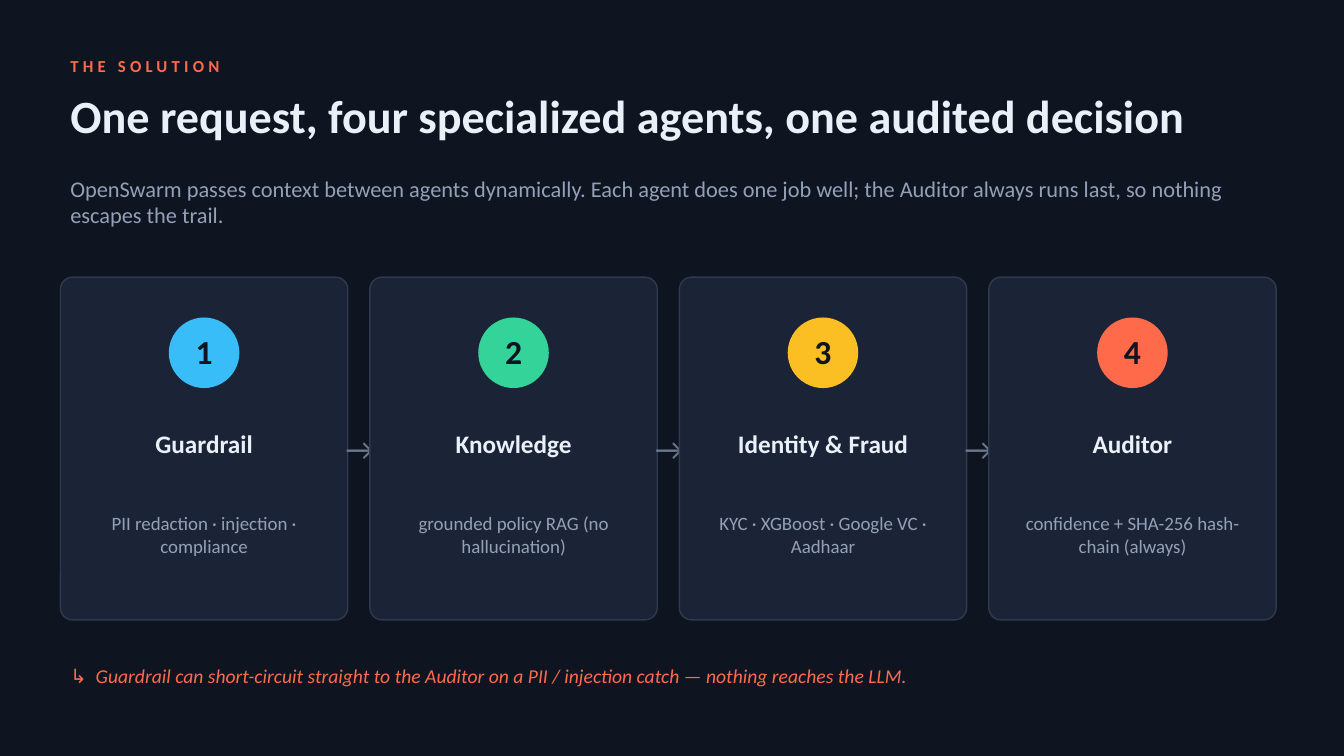
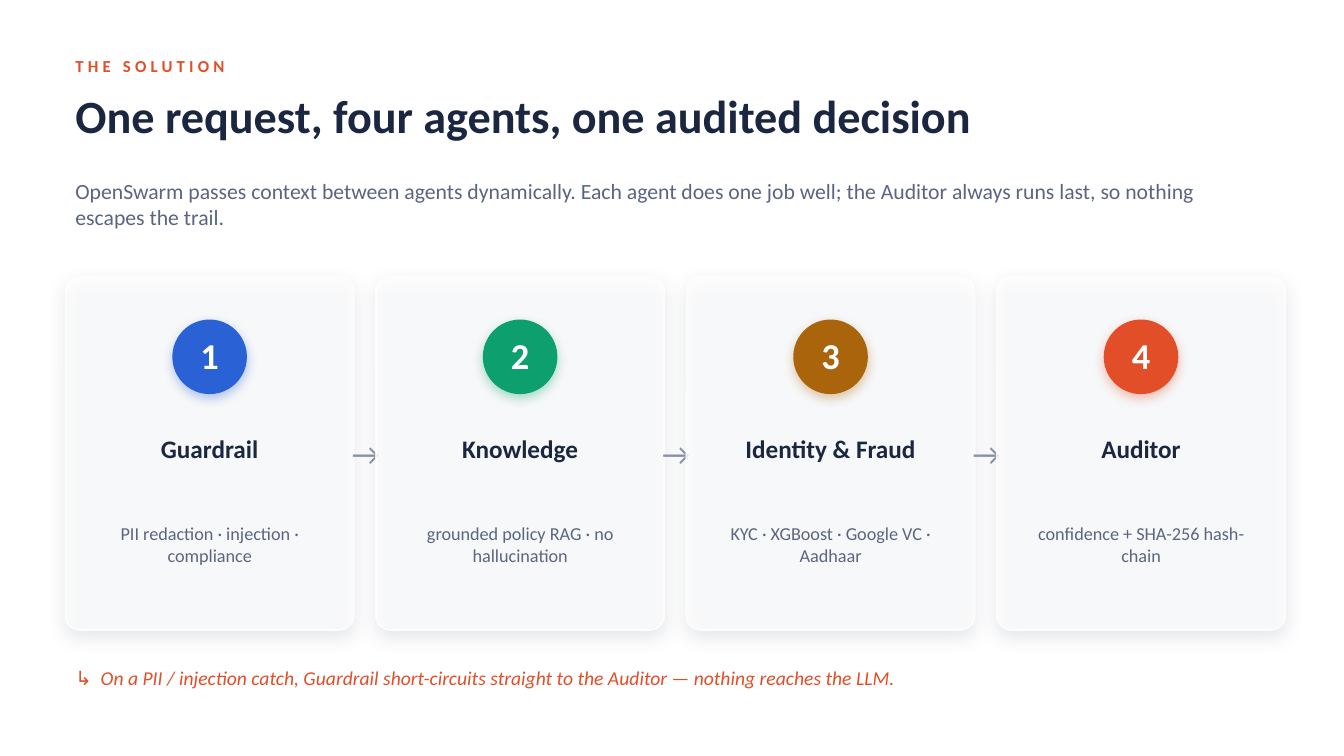
Before and after one commit to KoynaKarmakar/openswarm, a slide deck: slide 3 of docs/VERITAS_OpenSwarm_pitch.pptx. Drawn at 1344x756 pixels with LibreOffice and Linux fonts; fonts in the diff are those of the drawing; background and template pictures are left out. Boxes give left, top, right and bottom in pixels: in the first picture for what was removed or moved away, otherwise in the second. Text is boxed around its words. In the diff, an @@ line names an element or a change of style, - is before the commit and + after.

```diff
--- a/docs/VERITAS_OpenSwarm_pitch.pptx
+++ b/docs/VERITAS_OpenSwarm_pitch.pptx
@@ background #0E1420 to picture (left out) @@
@@ text "THE SOLUTION" at (75, 61, 224, 72): text colour #FF6B4A to #E24E28 @@
@@ text at (75, 100, 971, 141): text changed; text colour #EAF0F8 to #1B2740 @@
-One request, four specialized agents, one audited decision
+One request, four agents, one audited decision
@@ text "OpenSwarm passes context between agents ..." at (75, 184, 1193, 229): size 16 to 15.5 pt, text colour #93A1B8 to #5A6580 @@
@@ rounded rectangle: place and size @@
-rounded rectangle at (60, 277, 348, 620)
+rounded rectangle at (66, 277, 354, 630)
@@ rounded rectangle: place and size @@
-rounded rectangle at (370, 277, 657, 620)
+rounded rectangle at (376, 277, 664, 630)
@@ text "→": place and size @@
-text "→" at (655, 277, 680, 620)
+text "→" at (662, 277, 687, 630)
@@ rounded rectangle: place and size @@
-rounded rectangle at (680, 277, 967, 620)
+rounded rectangle at (687, 277, 975, 630)
@@ text colour #6B7890 to #8B93A6 in 3 elements at (352, 277, 376, 630), (662, 277, 687, 630), (973, 277, 997, 630) @@
@@ text "→": place and size @@
-text "→" at (965, 277, 989, 620)
+text "→" at (973, 277, 997, 630)
@@ fill #1B2436 to #FFFFFF at 70% opacity; outline #2E3A50 1 pt to #FFFFFF 1.25 pt; shadow on; proportions changed in 4 elements at (66, 277, 354, 630), (376, 277, 664, 630), (687, 277, 975, 630), (997, 277, 1286, 630) @@
@@ rounded rectangle: place and size @@
-rounded rectangle at (989, 277, 1276, 620)
+rounded rectangle at (997, 277, 1286, 630)
@@ ellipse: place and size @@
-ellipse at (169, 318, 240, 388)
+ellipse at (172, 320, 247, 394)
@@ ellipse at (172, 320, 247, 394): fill #38BDF8 to #2A62D6; shadow on @@
@@ ellipse: place and size @@
-ellipse at (479, 318, 549, 388)
+ellipse at (483, 320, 558, 394)
@@ ellipse at (483, 320, 558, 394): fill #34D399 to #0E9F6E; shadow on @@
@@ ellipse: place and size @@
-ellipse at (788, 318, 859, 388)
+ellipse at (793, 320, 868, 394)
@@ ellipse at (793, 320, 868, 394): fill #FBBF24 to #A9640C; shadow on @@
@@ size 24 to 26 pt, text colour #0E1420 to #FFFFFF in 4 elements at (200, 345, 218, 369), (511, 345, 529, 369), (821, 345, 839, 370), (1132, 345, 1150, 369) @@
@@ text "4": place and size @@
-text "4" at (1124, 342, 1141, 364)
+text "4" at (1132, 345, 1150, 369)
@@ ellipse: place and size @@
-ellipse at (1097, 318, 1168, 388)
+ellipse at (1104, 320, 1179, 394)
@@ ellipse at (1104, 320, 1179, 394): fill #FF6B4A to #E24E28; shadow on @@
@@ text "Identity & Fraud": place and size @@
-text "Identity & Fraud" at (738, 435, 908, 457)
+text "Identity & Fraud" at (745, 440, 915, 462)
@@ text colour #EAF0F8 to #1B2740 in 4 elements at (161, 440, 258, 458), (462, 440, 578, 463), (745, 440, 915, 462), (1101, 440, 1180, 458) @@
@@ text "Auditor": place and size @@
-text "Auditor" at (1093, 435, 1172, 453)
+text "Auditor" at (1101, 440, 1180, 458)
@@ text "PII redaction · injection · ...": place and size @@
-text "PII redaction · injection · ..." at (112, 517, 287, 556)
+text "PII redaction · injection · ..." at (121, 527, 290, 565)
@@ text "PII redaction · injection · ..." at (121, 527, 290, 565): size 13.5 to 13 pt, text colour #93A1B8 to #5A6580 @@
@@ text "KYC · XGBoost · Google ..." at (731, 527, 922, 562): size 13.5 to 13 pt, text colour #93A1B8 to #5A6580 @@
@@ text "KYC · XGBoost · Google ...": place and size @@
-text "KYC · XGBoost · Google ..." at (719, 517, 918, 553)
+text "KYC · XGBoost · Google ..." at (731, 527, 922, 562)
@@ text at (427, 527, 613, 562): text changed; size 13.5 to 13 pt; text colour #93A1B8 to #5A6580 @@
-grounded policy RAG (no hallucination)
+grounded policy RAG · no hallucination
@@ text at (1038, 527, 1244, 562): text changed; size 13.5 to 13 pt; text colour #93A1B8 to #5A6580 @@
-confidence + SHA-256 hash-chain (always)
+confidence + SHA-256 hash-chain
@@ text at (101, 671, 894, 689): text changed; text colour #FF6B4A to #E24E28 @@
-↳ Guardrail can short-circuit straight to the Auditor on a PII / injection catch — nothing reaches the LLM.
+↳ On a PII / injection catch, Guardrail short-circuits straight to the Auditor — nothing reaches the LLM.
```
Also in this commit, not shown: 12 other slides changed, 1 slide added.
